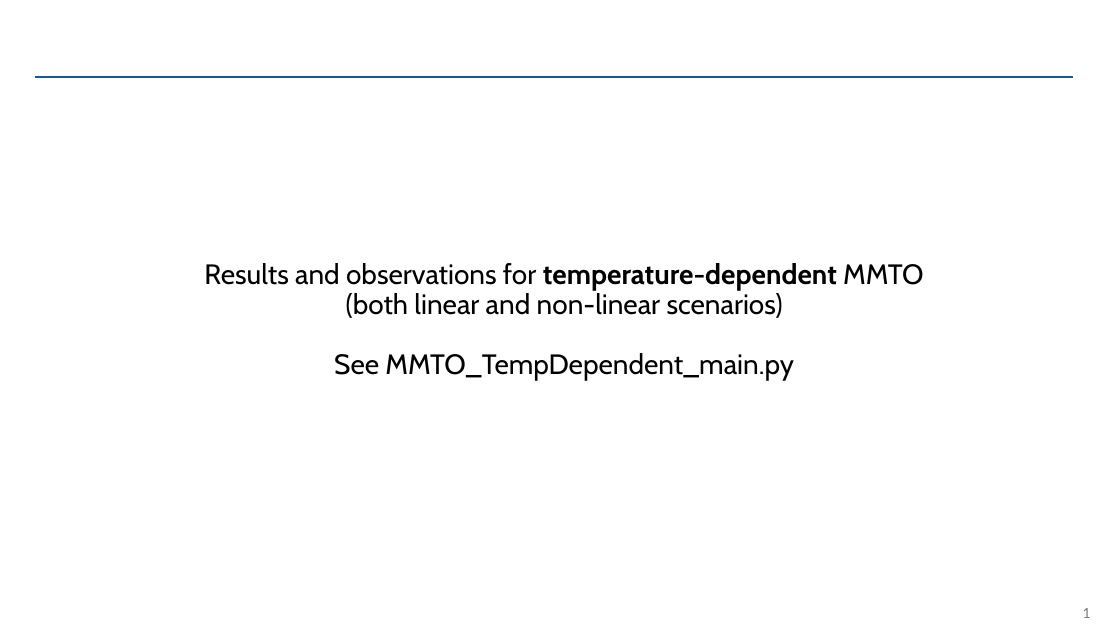
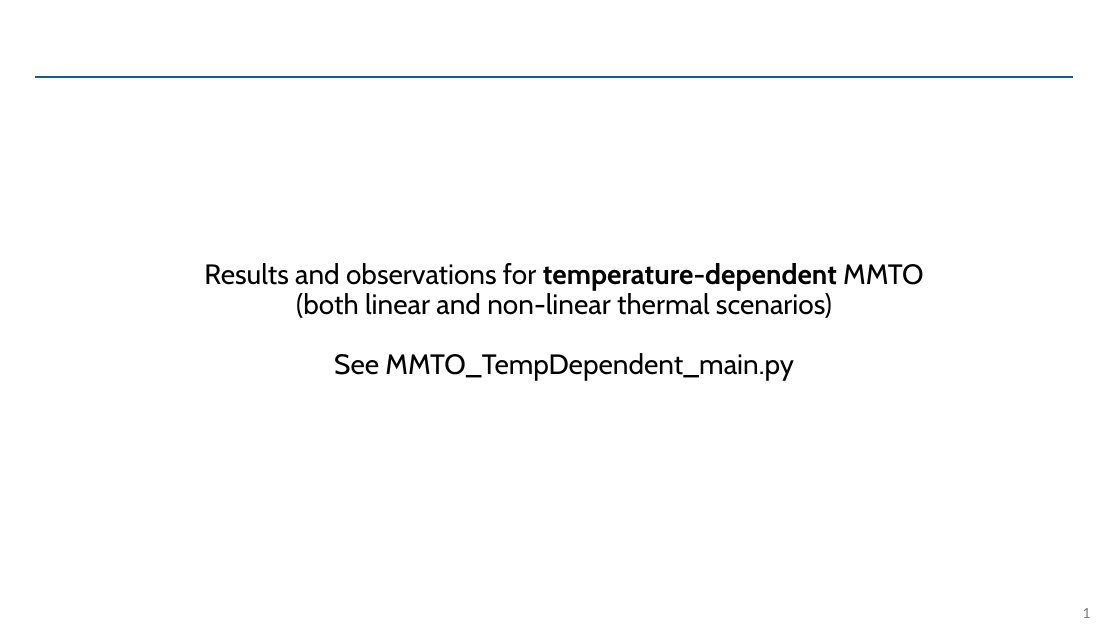
Before and after one commit to UW-ERSL/METALS, a slide deck: slide 1 of Slides/MMTOTempDependentResults.pptx. Drawn at 1120x630 pixels with LibreOffice and Linux fonts; fonts in the diff are those of the drawing. Boxes give left, top, right and bottom in pixels: in the first picture for what was removed or moved away, otherwise in the second. Text is boxed around its words. In the diff, an @@ line names an element or a change of style, - is before the commit and + after.

```diff
--- a/Slides/MMTOTempDependentResults.pptx
+++ b/Slides/MMTOTempDependentResults.pptx
@@ title at [204,263,924,381]: text changed @@
-Results and observations for temperature-dependent MMTO
-(both linear and non-linear scenarios)
-See MMTO_TempDependent_main.py
+Results and observations for temperature-dependent MMTO
+(both linear and non-linear thermal scenarios)
+See MMTO_TempDependent_main.py
```
Also in this commit, not shown: 6 other slides changed, 6 slides added, 6 other files.
